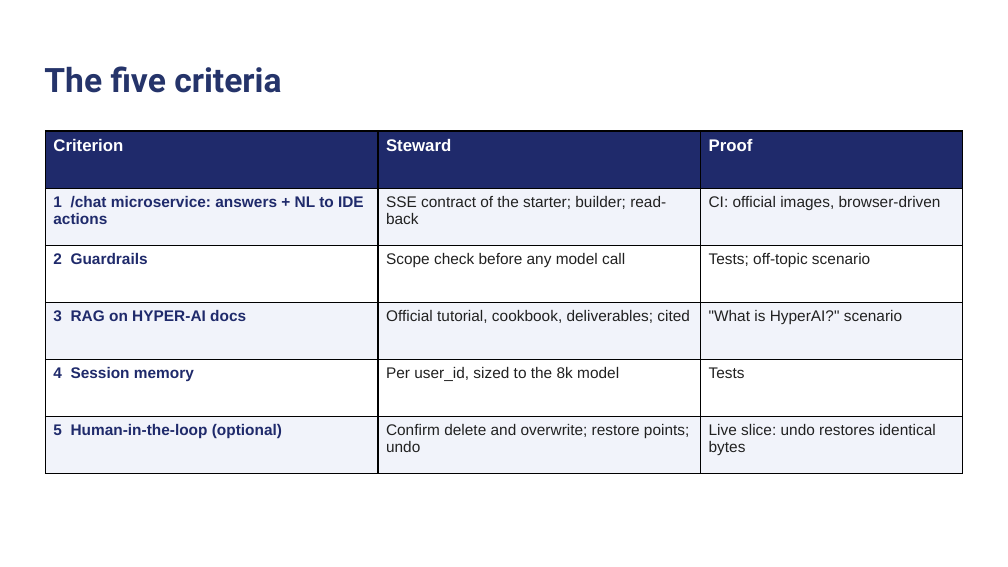
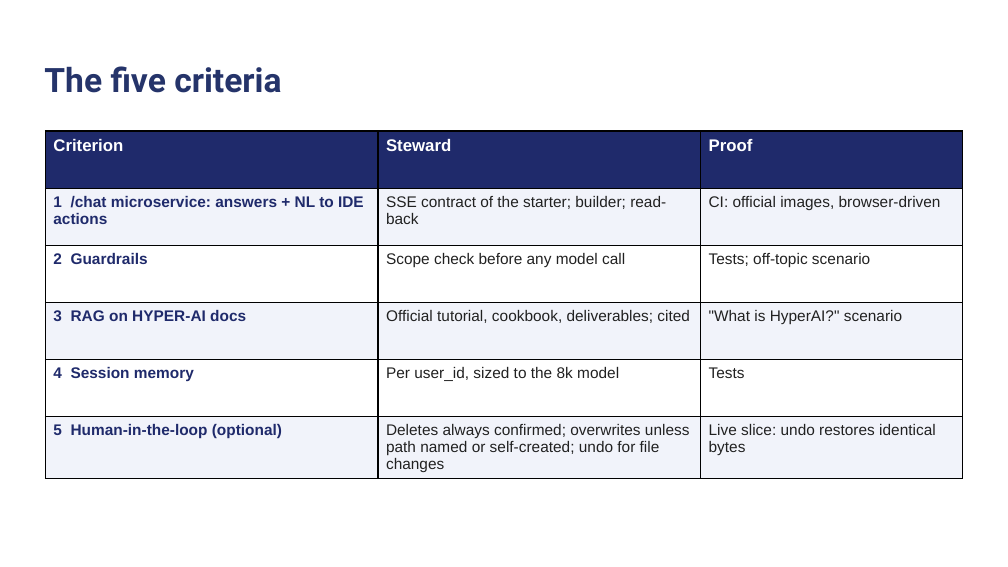
Before and after one commit to Faadil1/veles-hack-2026, a slide deck: slide 8 of docs/pitch/Hyperion-Steward-VelesHack.pptx. Drawn at 1008x567 pixels with LibreOffice and Linux fonts; fonts in the diff are those of the drawing; background and template pictures are left out. Boxes give left, top, right and bottom in pixels: in the first picture for what was removed or moved away, otherwise in the second. Text is boxed around its words. In the diff, an @@ line names an element or a change of style, - is before the commit and + after.

```diff
--- a/docs/pitch/Hyperion-Steward-VelesHack.pptx
+++ b/docs/pitch/Hyperion-Steward-VelesHack.pptx
@@ table at box(45, 131, 963, 476) @@
-row 6, column 2: Confirm delete and overwrite; restore points; undo
+row 6, column 2: Deletes always confirmed; overwrites unless path named or self-created; undo for file changes
```
Also in this commit, not shown: 1 other slide changed, 11 other files.
